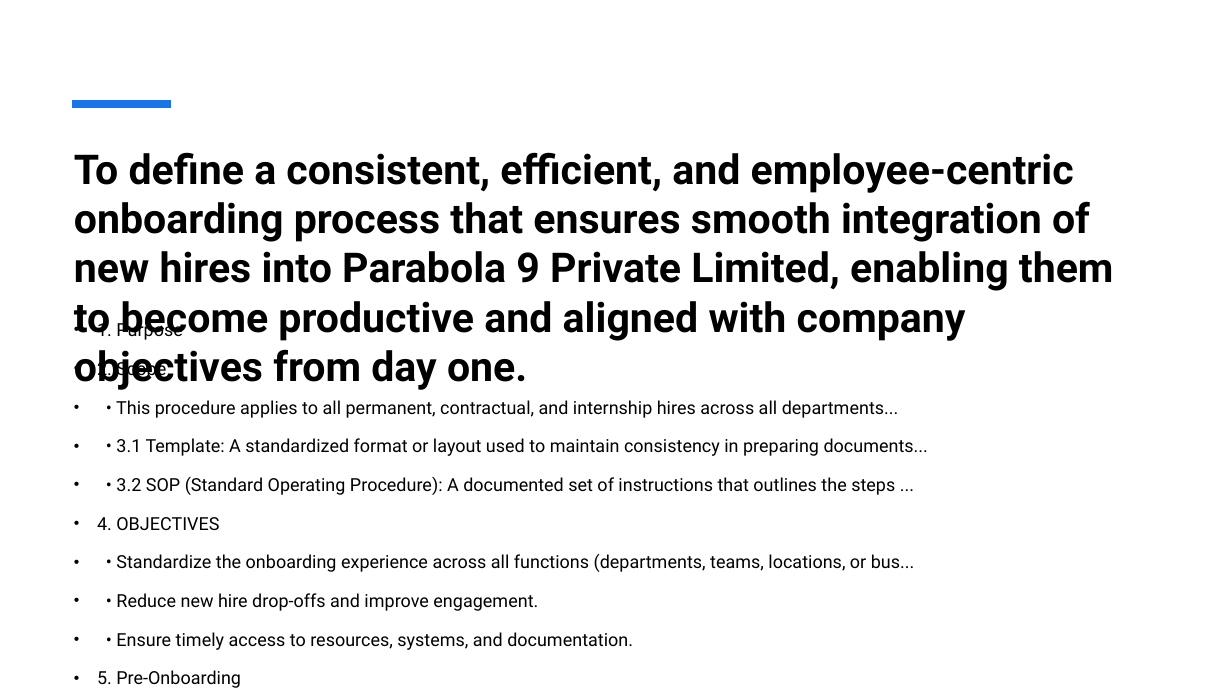
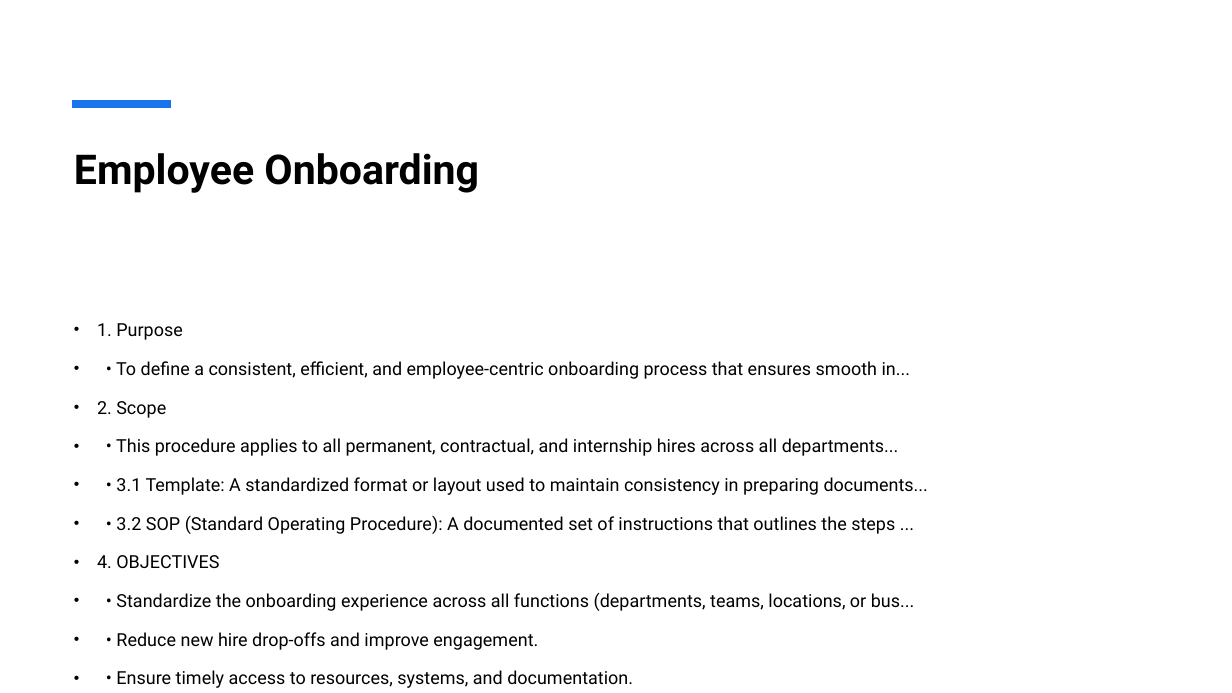
Before and after one commit to Sabushaik/SOP, a slide deck: slide 11 of Comprehensive_SOP_Presentation.pptx. Drawn at 1232x693 pixels with LibreOffice and Linux fonts; fonts in the diff are those of the drawing. Boxes give left, top, right and bottom in pixels: in the first picture for what was removed or moved away, otherwise in the second. Text is boxed around its words. In the diff, an @@ line names an element or a change of style, - is before the commit and + after.

```diff
--- a/Comprehensive_SOP_Presentation.pptx
+++ b/Comprehensive_SOP_Presentation.pptx
@@ title at (74,153,479,193): text changed @@
-To define a consistent, efficient, and employee-centric onboarding process that ensures smooth integration of new hires into Parabola 9 Private Limited, enabling them to become productive and aligned with company objectives from day one.
+Employee Onboarding
@@ text at (116,361,911,379): paragraph added @@
+• • To define a consistent, efficient, and employee-centric onboarding process that ensures smooth in...
@@ text at (97,670,241,688): paragraph removed @@
-• 5. Pre-Onboarding
```
Also in this commit, not shown: 12 other slides changed, 1 other file.
